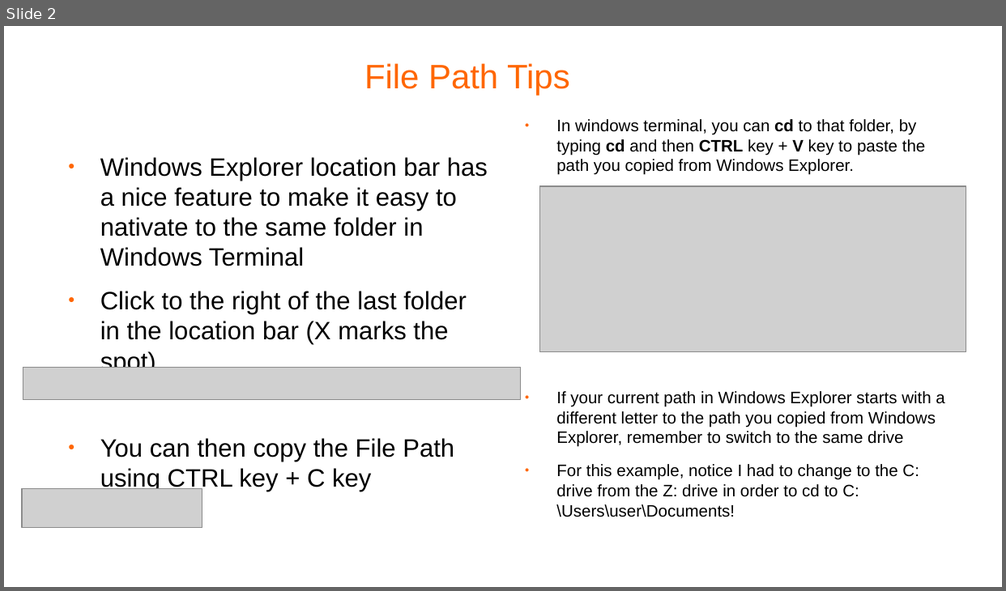
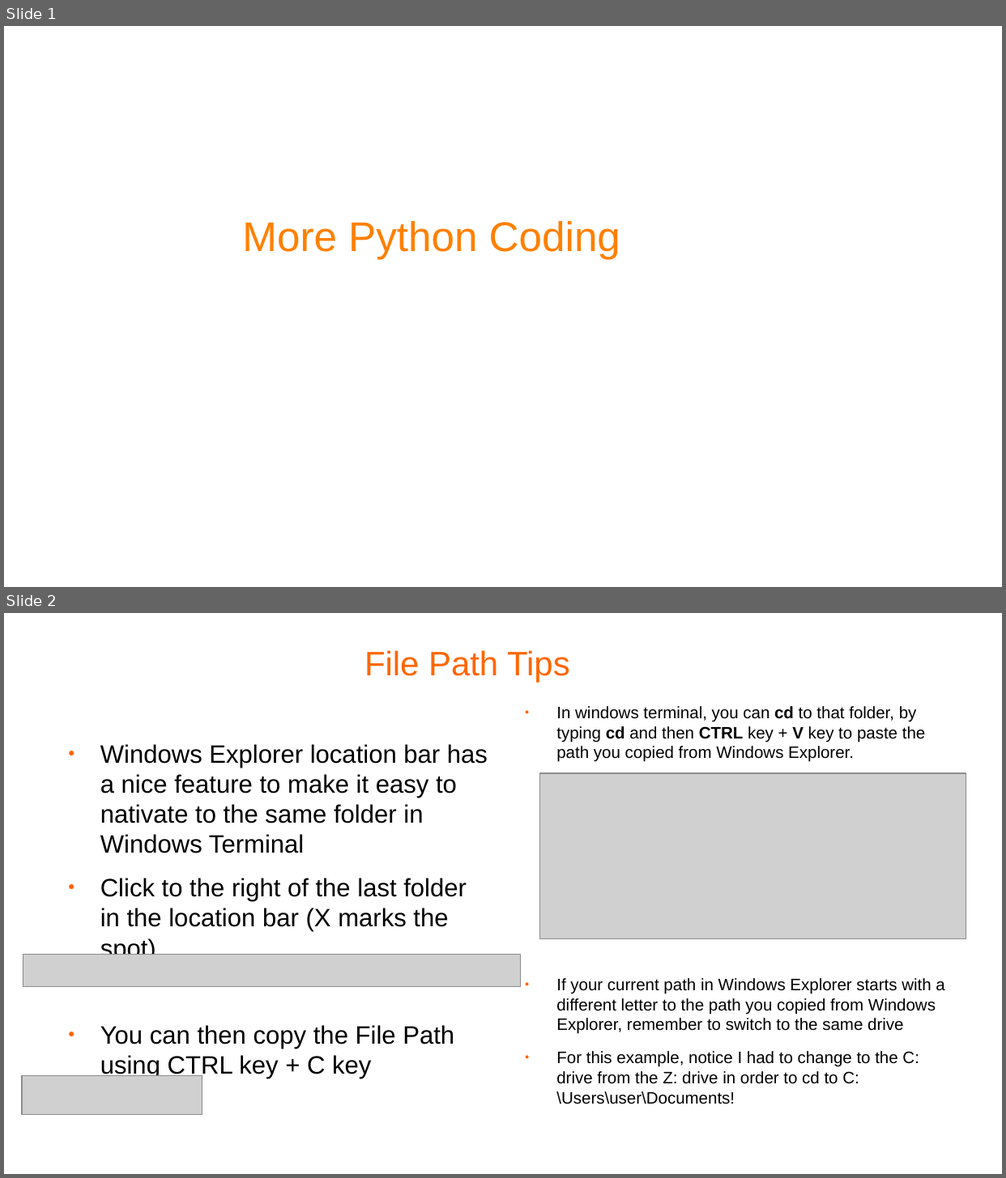
Before and after one commit to pellcorp/coding, a slide deck: docs/windows explorer and windows terminal.odp. Shown one above the other, each under a label of ours: slide 2 before the commit, slides 1 and 2 after it. The pictures are 1006x591 and 1006x1178 pixels, drawn with LibreOffice and Linux fonts; fonts in the diff are those of the drawing; grey boxes stand for pictures; background and template pictures are left out. Boxes give left, top, right and bottom in pixels: in the first picture for what was removed or moved away, otherwise in the second. Text is boxed around its words. In the diff, an @@ line names an element or a change of style, - is before the commit and + after.

```diff
--- a/docs/windows explorer and windows terminal.odp
+++ b/docs/windows explorer and windows terminal.odp
@@ slide 1 added at box(4, 26, 1002, 587), background #FFFFFF @@
@@ title added at box(242, 221, 620, 260), 33 pt, text #FF8000 @@
+More Python Coding
```
Also in this commit, not shown: 1 other slide added, 1 slide removed.
